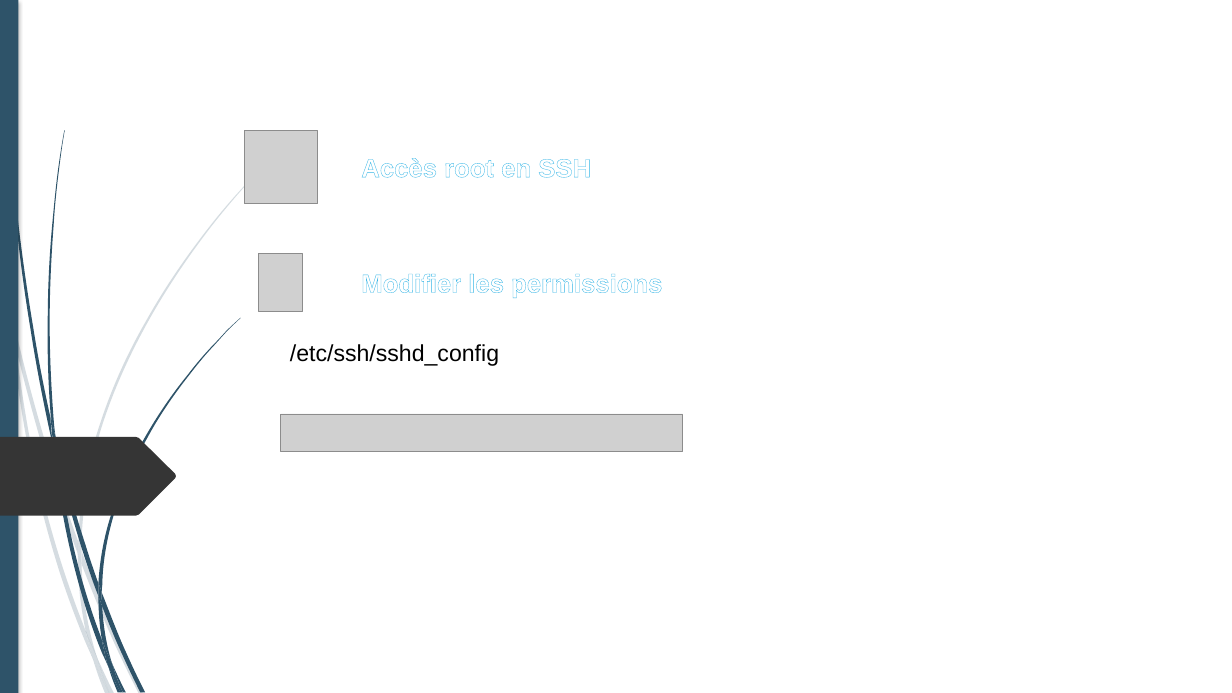
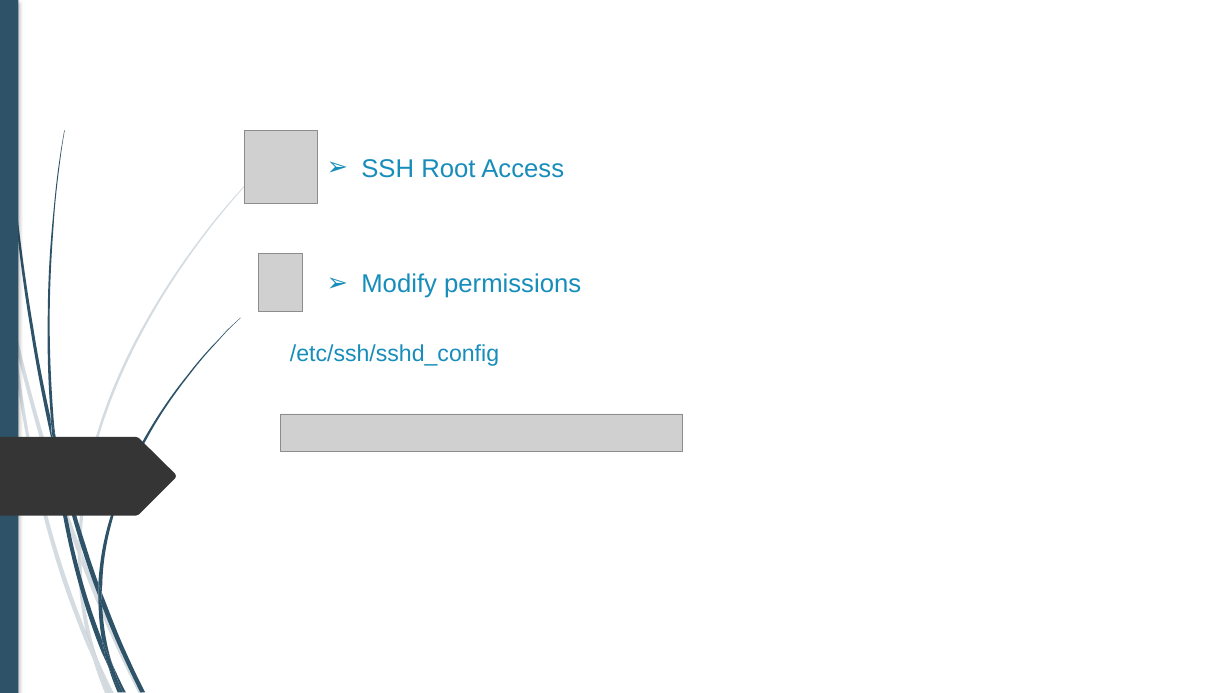
Before and after one commit to alexandreAubois/Secu_linux, a slide deck: slide 11 of Projet-Linux.pptx (slide 10 before the commit). Drawn at 1232x693 pixels with LibreOffice and Linux fonts; fonts in the diff are those of the drawing; grey boxes stand for pictures; background and template pictures are left out. Boxes give left, top, right and bottom in pixels: in the first picture for what was removed or moved away, otherwise in the second. Text is boxed around its words. In the diff, an @@ line names an element or a change of style, - is before the commit and + after.

```diff
--- a/Projet-Linux.pptx
+++ b/Projet-Linux.pptx
@@ text at <box>361,159,564,178</box>: text changed; text colour #FFFFFF to #178DBB; bold off @@
-➢ Accès root en SSH
+➢ SSH Root Access
@@ text at <box>361,273,581,298</box>: text changed; text colour #FFFFFF to #178DBB; bold off @@
-➢ Modifier les permissions
+➢ Modify permissions
@@ text "/etc/ssh/sshd_config" at <box>290,344,499,366</box>: text colour #000000 to #178DBB @@
```
Also in this commit, not shown: 4 other slides changed, 10 slides added.
